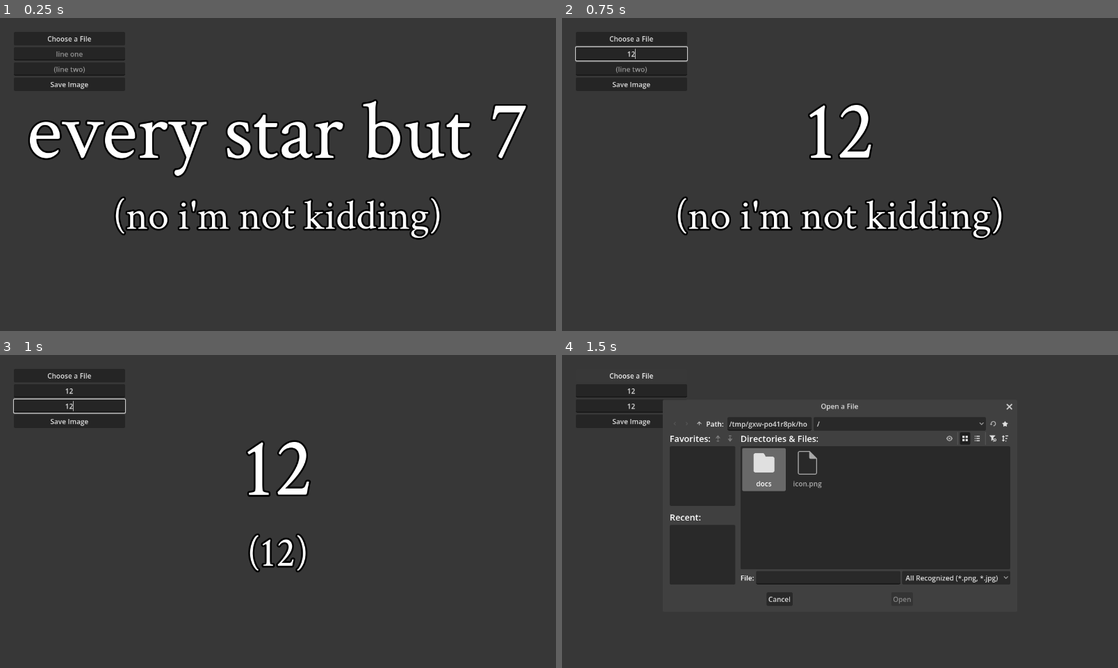
Above: before the commit, frames 1-4 (two rows, left to right).
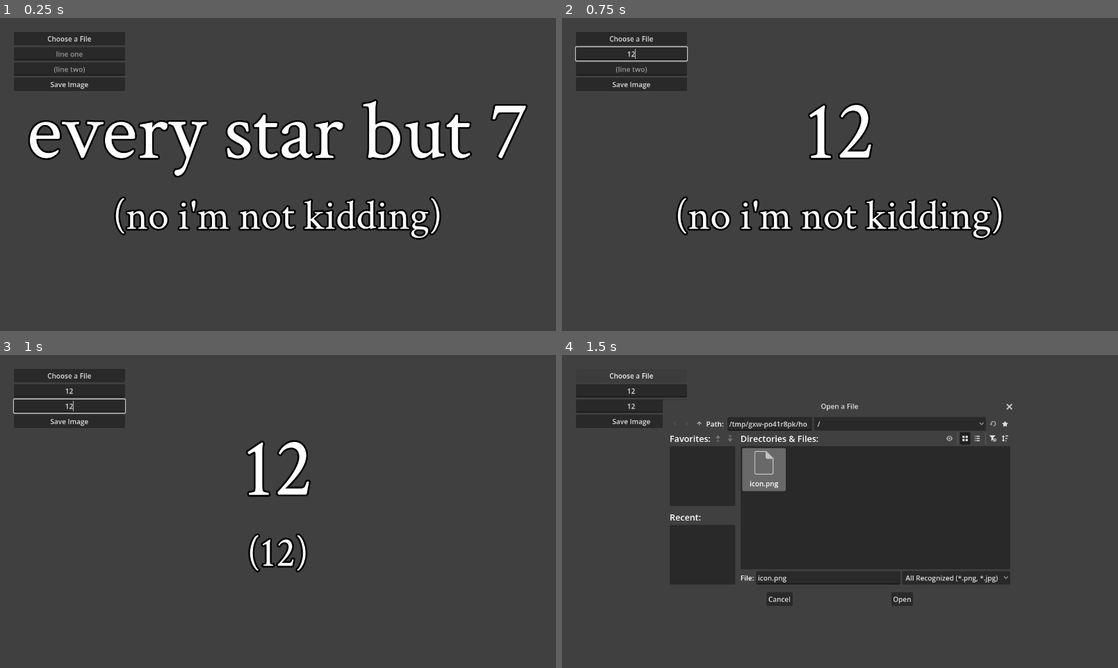
Above: after the commit, the same moments.

Repository: Slicer001/press-a-thumbnail-generator
Game: Godot game, scene res://press_a!_thumbnail_generator.tscn
Two runs of this game, one before a commit and one after it. Both use one fixed random seed, a clock stepped at 60 frames per second and the inputs below.
Inputs (mouse positions are in pixels of both pictures, inside the frame that each line leads up to):
- Up to frame 1 (0.25 s): no input
- Up to frame 2 (0.75 s): click (628, 52) at 0.52 s; type "12" at 0.6 s
- Up to frame 3 (1 s): click (66, 405) at 0.75 s; type "12" at 0.83 s
- Up to frame 4 (1.5 s): click "Choose a File" at 1.25 s

The runs differ from the first frame. In frame 4, 0.5% of the frame differs, in the area x 33-63%, y 21-80%.

Commit message:
small updates

Diff:
--- a/press_a!_thumbnail_generator.gd
+++ b/press_a!_thumbnail_generator.gd
@@ -44,7 +44,7 @@
 	target.add_theme_font_size_override("font_size", font_size)
 	if target.size.x < get_viewport_rect().size.x:
 		return
-	update_font_size(target, font_size-1)
+	update_font_size(target, font_size-8)
 
 #choose image
 func _on_choose_a_file_button_pressed() -> void:
@@ -56,11 +56,11 @@
 
 #edit text
 func _on_first_line_edit_text_changed(new_text: String) -> void:
-	first_label.text = new_text
+	first_label.text = new_text.to_lower()
 	update_font_size(first_label, 192)
 
 func _on_second_line_edit_text_changed(new_text: String) -> void:
-	second_label.text = "(" + new_text + ")"
+	second_label.text = "(" + new_text.to_lower() + ")"
 	update_font_size(second_label, 96)
 
 #save file
--- a/press_a!_thumbnail_generator.tscn
+++ b/press_a!_thumbnail_generator.tscn
@@ -37,7 +37,7 @@
 anchor_bottom = 1.0
 grow_horizontal = 2
 grow_vertical = 2
-color = Color(0, 0, 0, 0.78431374)
+color = Color(0, 0, 0, 0.7490196)
 
 [node name="Display" type="VBoxContainer" parent="." unique_id=413693821]
 layout_mode = 1
Binary file removed: docs/index.apple-touch-icon.png
Not shown, removed: docs/index.apple-touch-icon.png.import
Binary file removed: docs/index.icon.png
Not shown, removed: docs/index.icon.png.import
Binary file removed: docs/index.png
Not shown, removed: docs/index.png.import
Not shown, removed: docs/index.audio.position.worklet.js
Not shown, removed: docs/index.audio.worklet.js
Not shown, removed: docs/index.html
Not shown, removed: docs/index.js
Not shown, removed: docs/index.pck
Not shown, changed: docs/index.wasm
(and 1 more such lines)
